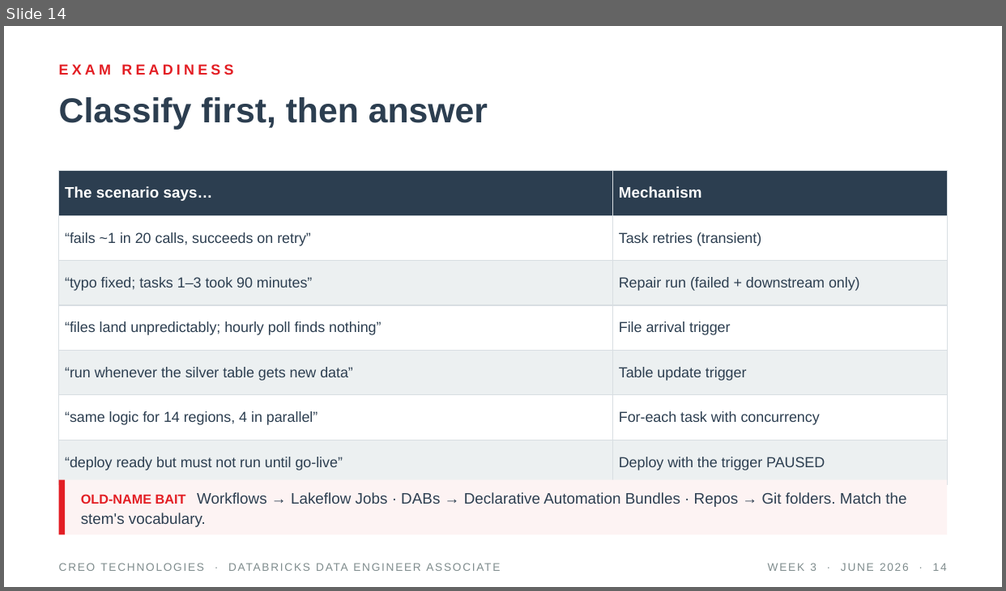
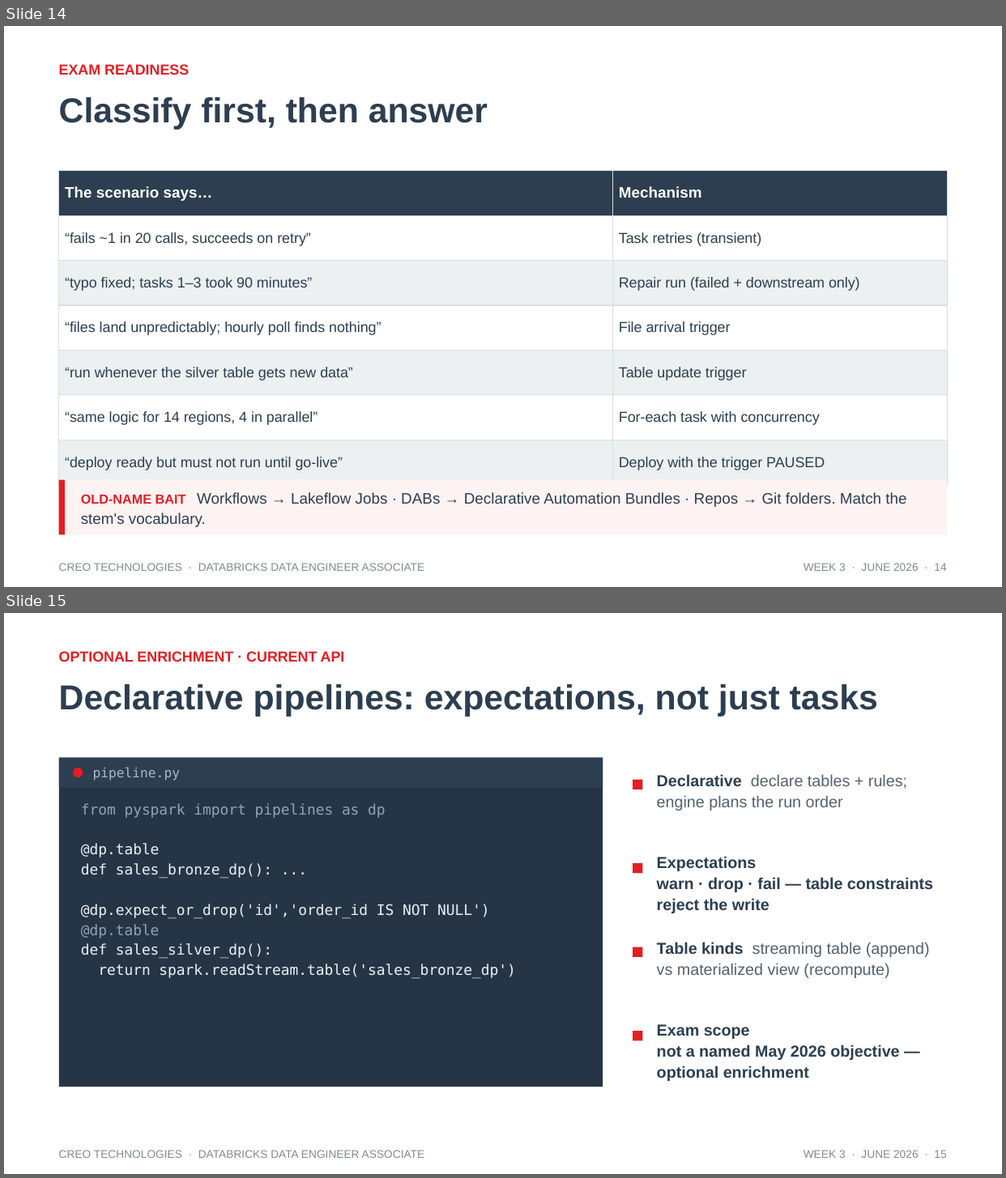
Before and after one commit to tatwan/Databricks_DE_Associate, a slide deck: slides/Week3_Jobs_CICD.pptx. Shown one above the other, each under a label of ours: slide 14 before the commit, slides 14 and 15 after it. The pictures are 1006x591 and 1006x1178 pixels, drawn with LibreOffice and Linux fonts; fonts in the diff are those of the drawing. Boxes give left, top, right and bottom in pixels: in the first picture for what was removed or moved away, otherwise in the second. Text is boxed around its words. In the diff, an @@ line names an element or a change of style, - is before the commit and + after.

```diff
--- a/slides/Week3_Jobs_CICD.pptx
+++ b/slides/Week3_Jobs_CICD.pptx
@@ slide 15 added at (4,613,1002,1174), background #FFFFFF @@
@@ text added at (59,651,345,662), 10.5 pt, text #E31E24, bold @@
+OPTIONAL ENRICHMENT · CURRENT API
@@ text added at (59,684,878,717), 25 pt, text #2C3E50, bold @@
+Declarative pipelines: expectations, not just tasks
@@ rectangle added at (59,758,603,1087), fill #263545 @@
@@ rectangle added at (59,758,603,788), fill #2C3E50 @@
@@ ellipse added at (73,768,83,777), fill #E31E24 @@
@@ text added at (93,767,180,781), 9.5 pt, text #AAB7C4 @@
+pipeline.py
@@ rectangle added at (633,780,642,790), fill #E31E24 @@
@@ text added at (657,774,907,811), 11.5 pt, text #55606B @@
+Declarative declare tables + rules; engine plans the run order
@@ text added at (81,803,515,979), 10.5 pt, text #EAF0F4 @@
+from pyspark import pipelines as dp
+@dp.table
+def sales_bronze_dp(): ...
+@dp.expect_or_drop('id','order_id IS NOT NULL')
+@dp.table
+def sales_silver_dp():
+return spark.readStream.table('sales_bronze_dp')
@@ rectangle added at (633,863,642,874), fill #E31E24 @@
@@ text added at (657,856,933,914), 11.5 pt, text #2C3E50, bold @@
+Expectations
+warn · drop · fail — table constraints reject the write
@@ rectangle added at (633,948,642,957), fill #E31E24 @@
@@ text added at (657,942,930,978), 11.5 pt, text #55606B @@
+Table kinds streaming table (append) vs materialized view (recompute)
@@ text added at (657,1024,899,1081), 11.5 pt, text #2C3E50, bold @@
+Exam scope
+not a named May 2026 objective — optional enrichment
@@ rectangle added at (633,1031,642,1041), fill #E31E24 @@
@@ text added at (59,1150,425,1158), 8 pt, text #7F8C8D @@
+CREO TECHNOLOGIES · DATABRICKS DATA ENGINEER ASSOCIATE
@@ text added at (803,1150,946,1158), 8 pt, text #7F8C8D @@
+WEEK 3 · JUNE 2026 · 15
@@ slide 14 changed as well @@
@@ text "EXAM READINESS" at (59,64,189,75): letter spacing 2.5 to 0 pt @@
@@ text "CREO TECHNOLOGIES · DATABRICKS DATA ..." at (59,563,425,571): letter spacing 1 to 0 pt @@
@@ text "WEEK 3 · JUNE 2026 ..." at (803,563,946,571): letter spacing 1 to 0 pt @@
```
Also in this commit, not shown: 14 other slides changed, 1 other slide added, 2 other files.
